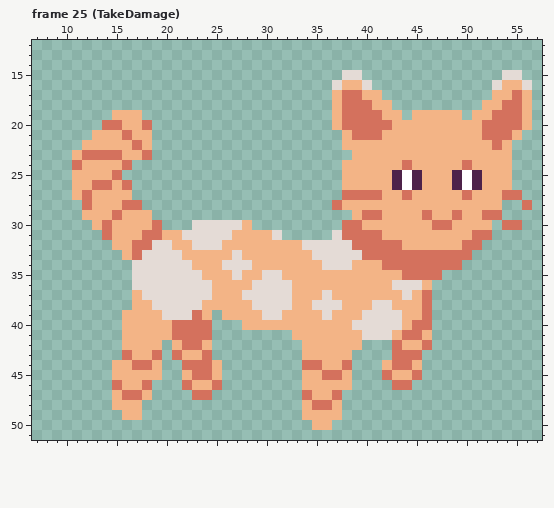
Two states of a pixel-art file, Assets/Sprites/Cat.aseprite. The picture above is the old version.
64x64 pixels, 28 frames. Shown: frame 25 (TakeDamage): x 7..57, y 12..51. The old version is drawn lined up with the new one. The commit also changed other frames, which this record leaves out.
The result:
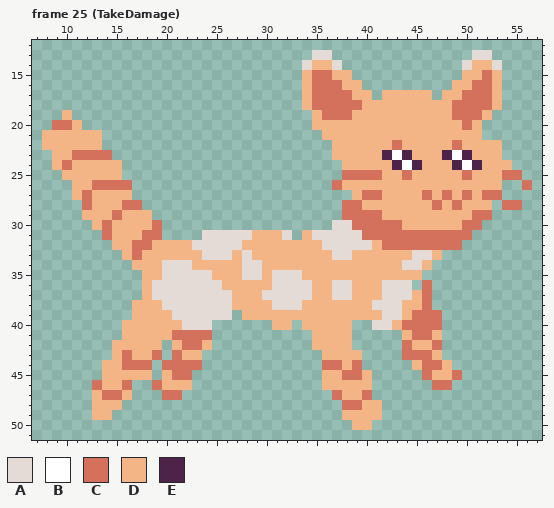
Palette (. is transparent): A #e4dbd6  B #ffffff  C #d4715d  D #f3b486  E #4d234a
The commit says: Taking Damage
Change:
whole drawing moved by +2,+0 (the old picture is shown already moved)
Changed rows in their new state; - is an unchanged pixel.
Frame 25 (TakeDamage):
first column x 8:
13 ---------------------------AA--------------AA----
14 --------------------------ADDA------------ADDA---
15 --------------------------DCCDD.----------DDCD..-
16 --------------------------DCCC--.--------DDCCD...
17 --------------------------DCCC-D-.DDDDD-DDCCC-...
18 --------------------------DCCC--D--DDDDDDCCCC-...
19 --D----...-----------------DCC-DDD--D----CCC-....
20 -CCD--.....----------------DD-DDDDD-------C-.....
21 DDDDD-.....-----------------DD-DDD----------....-
22 DDDD--.....------------------D-----C-----C---D.--
23 -DDC---....------------------DD---EBE---EBE---.--
24 -DCD----.--------------------------EBE---EBE-----
25 --D----D----------------------CCCC-DCD---DCD--CC-
26 -------C---------------------C-----DDD---DDD--.-C
27 ------------------------------.D----D-C-C---CC..-
28 -----------------------------.CC-------C-C---.CC.
29 ------------------------------CC------D--D-C-.---
30 ---------------......--------AA-CCCC---DD-CC.-..-
31 ------------....---AA--DA-DAA-AA--CCCCCCCCC..----
32 -----------DD-----AA------DD---AAD--CCCCCC..-----
33 ----------DDDD--AAADA------DD--DDDDDDAAD...------
34 ---------DDD------DD-A------DDD---DDAAD...-------
35 ---------.DD----A--DAAD-AA----------DD..---------
36 ---------.D------A---DD--AA--AA---A--.C----------
37 ---------.D------AA-DD---AA-DAA---AA-------------
38 -----------D----AAA--DD--A-DDD-----A-------------
39 --------.---D--AAAA.--DD----D---DD---C-C---------
40 -------------DAAA---...--.-----..--DC--C---------
41 -------------------------..----.....D-CD---------
42 -------D------------------.----.---.C-DC---------
43 -------D--------.---------..---D---.--CD---------
44 ------D-C--.CC--..--------..CCDC--...-CCD--------
45 ------D----.DCC...--------..DDCCD-....CDDC-------
46 -----CDDC..CDDD...--------..---DD--..--CC--------
47 -----DCCD..-CC-..---------...-DDC----------------
48 -----DD-..----------------....CCDD---------------
49 -----DD-..----------------....DDDD---------------
50 ---------------------------..--DD----------------
